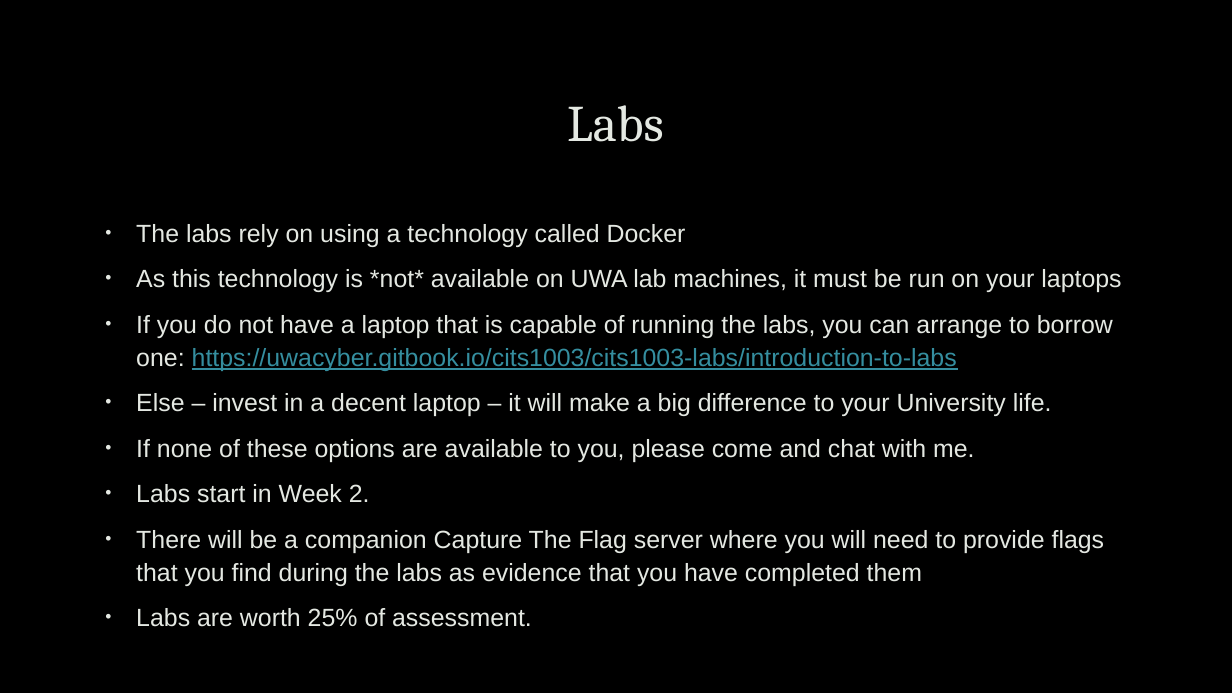
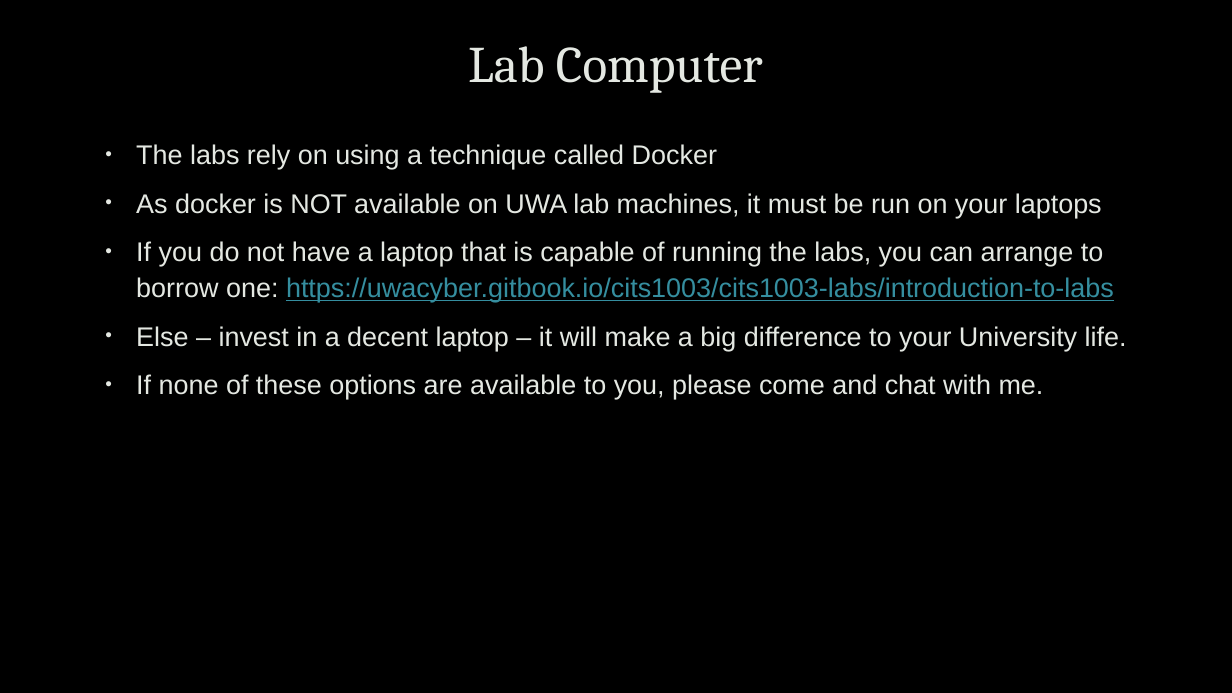
Before and after one commit to uwacyber/cits1003, a slide deck: slide 17 of cits1003-lecture_slides/CITS1003-0 Overview.pptx (slide 11 before the commit). Drawn at 1232x693 pixels with LibreOffice and Linux fonts; fonts in the diff are those of the drawing; background and template pictures are left out. Boxes give left, top, right and bottom in pixels: in the first picture for what was removed or moved away, otherwise in the second. Text is boxed around its words. In the diff, an @@ line names an element or a change of style, - is before the commit and + after.

Commit message:
Update CITS1003-0 Overview.pptx
CITS1003-0 updated

```diff
--- a/cits1003-lecture_slides/CITS1003-0 Overview.pptx
+++ b/cits1003-lecture_slides/CITS1003-0 Overview.pptx
@@ title at bbox=[468, 46, 763, 93]: text changed @@
-Labs
+Lab Computer
@@ text "The labs rely on using ...": place and size @@
-text "The labs rely on using ..." at bbox=[136, 224, 1121, 627]
+text "The labs rely on using ..." at bbox=[136, 144, 1127, 399]
@@ text at bbox=[136, 144, 1102, 218]: text changed; size 19.4 to 21 pt @@
-• The labs rely on using a technology called Docker
-• As this technology is *not* available on UWA lab machines, it must be run on your laptops
+• The labs rely on using a technique called Docker
+• As docker is NOT available on UWA lab machines, it must be run on your laptops
@@ text at bbox=[136, 241, 1127, 399]: size 19.4 to 21 pt in "If you do not have a laptop ...", "Else – invest in a decent laptop ...", "If none of these options are available ..." @@
@@ text at bbox=[136, 484, 1105, 627]: paragraphs removed @@
-• Labs start in Week 2.
-• There will be a companion Capture The Flag server where you will need to provide flags that you find during the labs as evidence that you have completed them
-• Labs are worth 25% of assessment.
```
Also in this commit, not shown: 13 other slides changed, 17 slides added, 4 slides removed.
